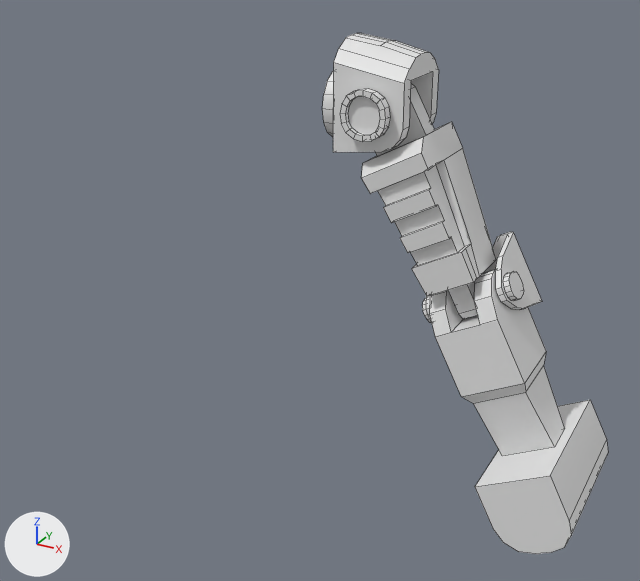
An edit to the FBX model TCP VI/Assets/Resources/3D Models/Prototypes/Braco_Esquerdo_mECHA TCP6.fbx, drawn before and after from the same camera.
The view is the same before and after, from a camera (50 mm lens) standing at (3.68, -5.52, 7.92) and looking at (1.4, -1.38, 5.85). Lighting does not change. The marker at lower left points along +X, +Y and +Z. Mesh edges are drawn as thin lines.

In view in the first picture: 'Cubo.017'.
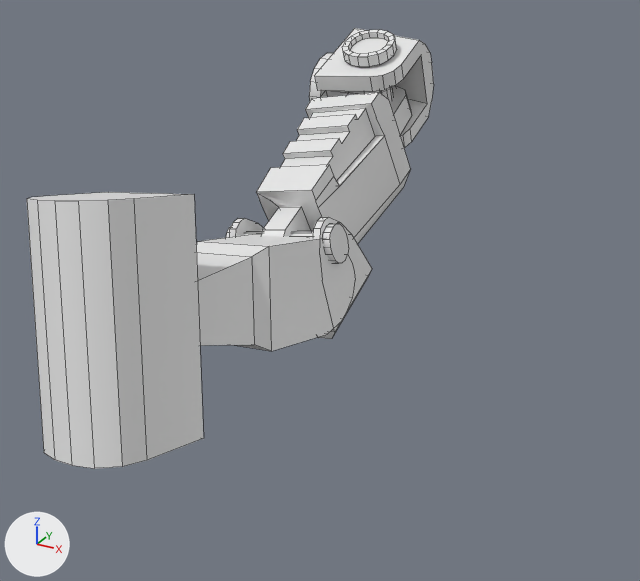
What the commit changed:
me_cubo_008 has 583 vertices, 439 faces and spans x 0.78..2.85, y -0.51..0.61, z 3.77..7.09.
me_cubo_008 is used by ob_cubo_017; location (0.0, -0.023, 0.0).
me_cubo_008 part 1: the loose piece of 65 vertices spanning x 0.78..1.29, y -0.19..0.3, z 6.38..6.87 is moved by (-0.82, -0.02, -6.64).
me_cubo_008 part 2: the loose piece of 160 vertices spanning x 0.98..1.31, y -0.32..0.42, z 6.47..6.8 is moved by (-0.82, -0.02, -6.64).
me_cubo_008 part 3: the loose piece of 44 vertices spanning x 0.89..1.4, y -0.24..0.34, z 6.34..7.09 is moved by (-0.82, -0.02, -6.64).
me_cubo_008 part 4: the loose piece of 94 vertices spanning x 0.95..1.98, y -0.27..0.46, z 5.2..6.83 is multiplied about its middle by the matrix ((0.892, 0.172, 0.418), (-0.172, 0.984, -0.038), (-0.418, -0.038, 0.908)), then moved by (-1.11, 0.07, -6.72).
me_cubo_008 part 5: the loose piece of 20 vertices spanning x 2.16..2.85, y -0.51..0.61, z 3.77..4.46 is multiplied about its middle by the matrix ((0.799, 0.134, 0.586), (-0.425, 0.815, 0.394), (-0.425, -0.564, 0.708)), then moved by (-2.18, -0.53, -6.8).
me_cubo_008 part 6: the loose piece of 96 vertices spanning x 1.5..2.21, y -0.07..0.16, z 5.1..5.59 is multiplied about its middle by the matrix ((0.892, 0.172, 0.418), (-0.172, 0.984, -0.038), (-0.418, -0.038, 0.908)), then moved by (-1.44, 0.03, -6.82).
me_cubo_008 part 7: the loose piece of 56 vertices spanning x 1.46..2.25, y -0.1..0.51, z 4.96..5.73 is multiplied about its middle by the matrix ((0.892, 0.172, 0.418), (-0.172, 0.984, -0.038), (-0.418, -0.038, 0.908)), then moved by (-1.41, 0.03, -6.82).
me_cubo_008 part 8: the loose piece of 48 vertices spanning x 1.57..2.58, y -0.22..0.31, z 4.22..5.59 is multiplied about its middle by the matrix ((0.799, 0.134, 0.586), (-0.425, 0.815, 0.394), (-0.425, -0.564, 0.708)), then moved by (-1.63, -0.03, -6.85).
Object 'Cubo.017' (ob_cubo_017) moves from (0.0, -0.023, 0.0) to (0.825, -0.157, 6.78).
Object 'Cubo.017' (ob_cubo_017) turns from (0, 0, 0) to (-68, 0, 0) degrees about x, y and z.

Changed parts and their boxes (x1, y1, x2, y2) in the pictures (640 x 581 px; the box of a moved part takes in the faces that stretch with it):
'Cubo.017', reshaped, moved, turned: before (323, 33, 608, 554); after (27, 28, 434, 469)
part 1 of me_cubo_008, moved or reshaped: before (323, 71, 334, 137); after (309, 53, 391, 100)
part 2 of me_cubo_008, moved or reshaped: before (340, 89, 391, 142); after (342, 30, 396, 101)
part 3 of me_cubo_008, moved or reshaped: before (333, 33, 439, 152); after (315, 28, 434, 148)
part 4 of me_cubo_008, moved or reshaped: before (361, 83, 496, 319); after (256, 86, 412, 244)
part 5 of me_cubo_008, moved or reshaped: before (475, 400, 608, 554); after (27, 192, 204, 469)
part 6 of me_cubo_008, moved or reshaped: before (422, 271, 524, 323); after (226, 224, 349, 263)
part 7 of me_cubo_008, moved or reshaped: before (426, 232, 542, 321); after (230, 217, 372, 339)
part 8 of me_cubo_008, moved or reshaped: before (430, 269, 565, 455); after (196, 234, 355, 351)
